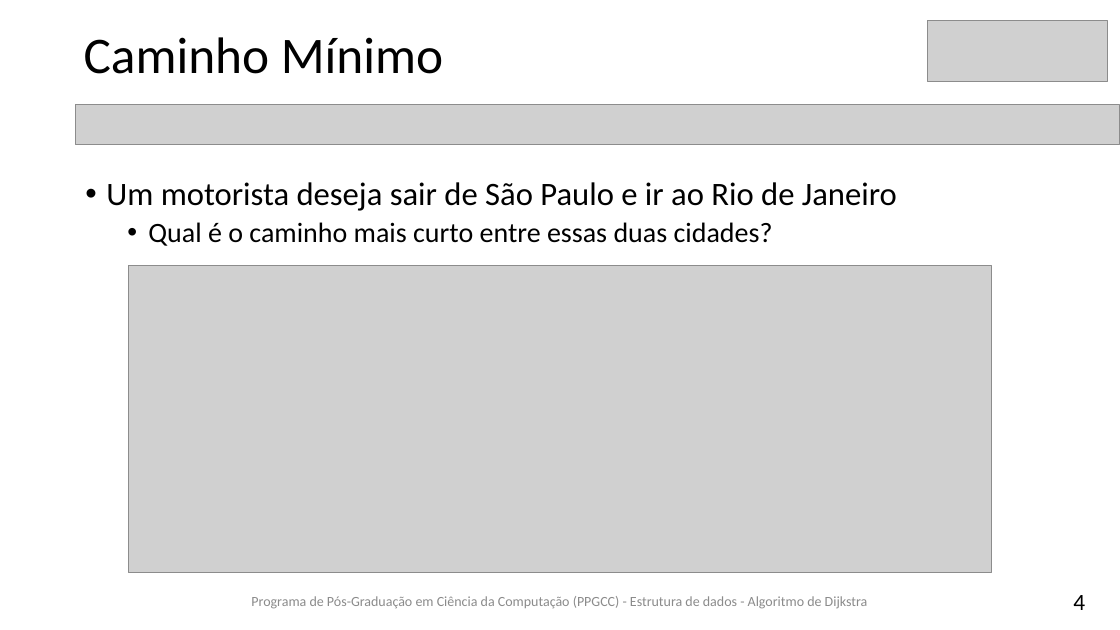
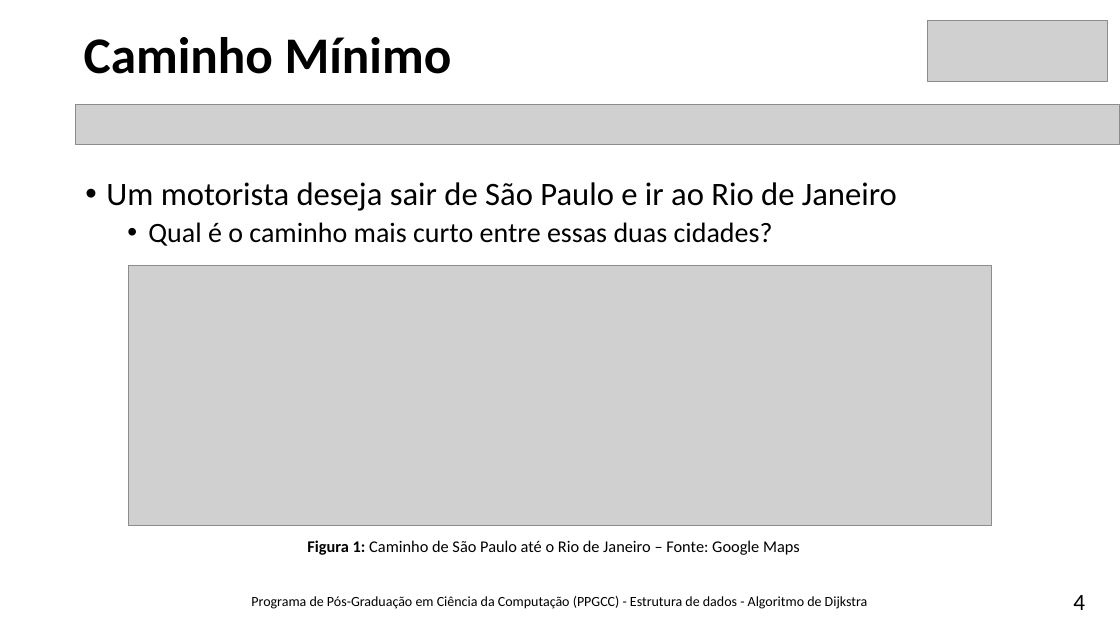
Before and after one commit to brunoslima/Dijkstra-Algorithm, a slide deck: slide 4 of Theory/Algoritmo-Dijkstra-BrunoLima.pptx. Drawn at 1120x630 pixels with LibreOffice and Linux fonts; fonts in the diff are those of the drawing; grey boxes stand for pictures. Boxes give left, top, right and bottom in pixels: in the first picture for what was removed or moved away, otherwise in the second. Text is boxed around its words. In the diff, an @@ line names an element or a change of style, - is before the commit and + after.

```diff
--- a/Theory/Algoritmo-Dijkstra-BrunoLima.pptx
+++ b/Theory/Algoritmo-Dijkstra-BrunoLima.pptx
@@ title "Caminho Mínimo" at [84,37,452,74]: bold on @@
@@ picture: place and size @@
-picture at [129,266,992,573]
+picture at [129,266,992,525]
@@ text added at [307,540,800,555], 14 pt, text #000000 @@
+Figura 1: Caminho de São Paulo até o Rio de Janeiro – Fonte: Google Maps
@@ text "Programa de Pós-Graduação em Ciência ..." at [251,596,868,609]: text colour #8C8C8C to #000000 @@
```
Also in this commit, not shown: 52 other slides changed, 1 slide added.
